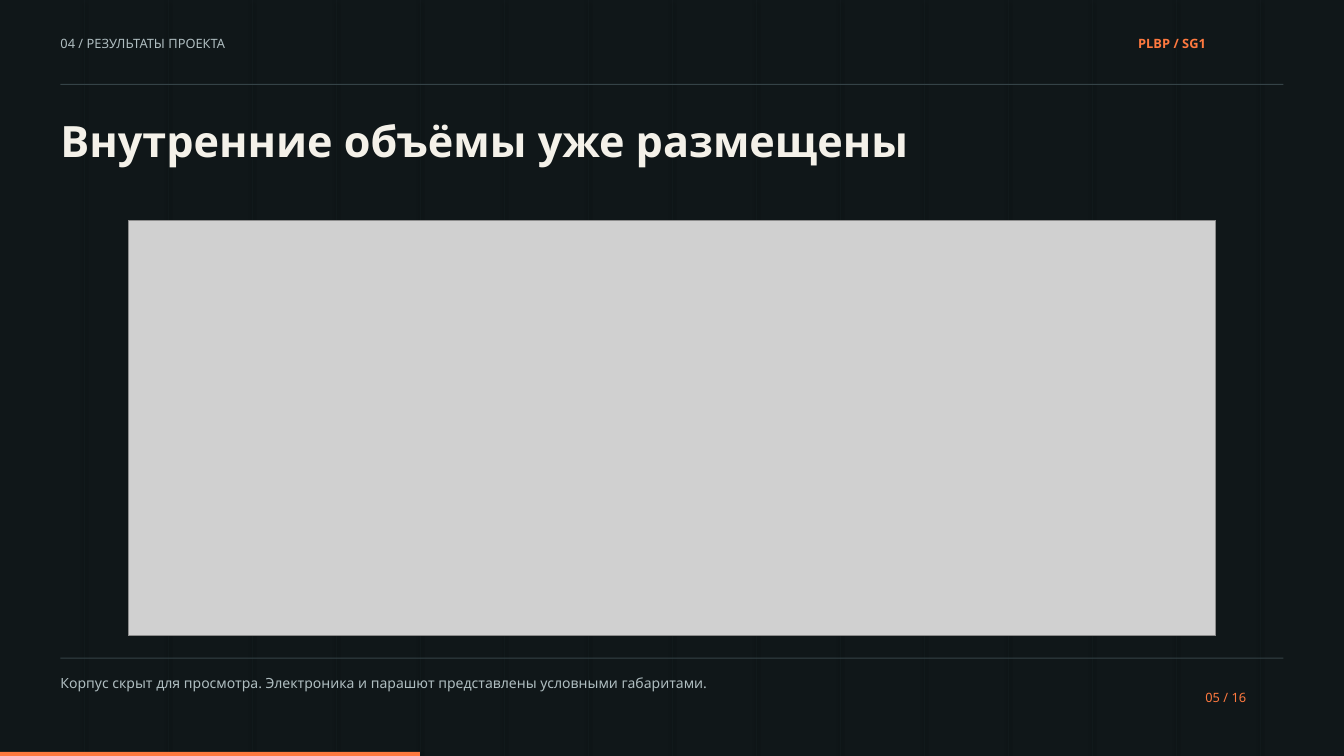
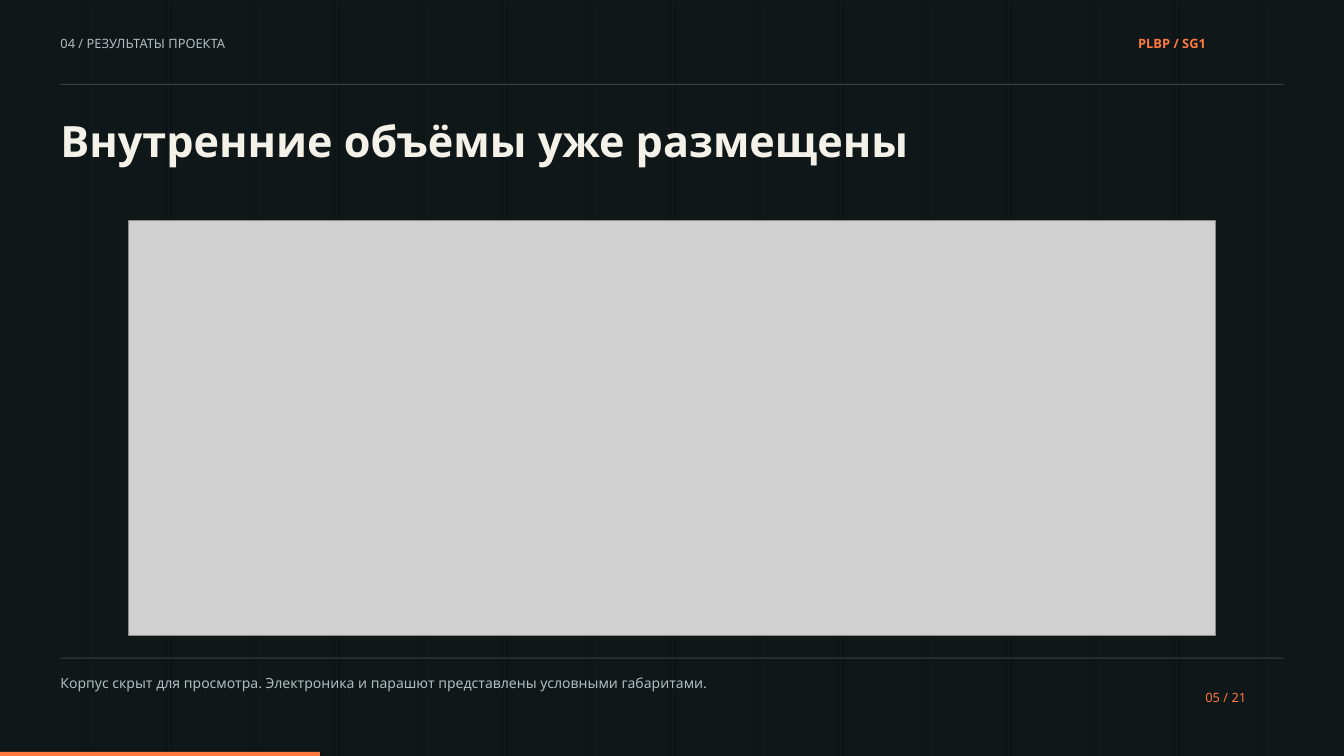
Before and after one commit to Ogonec17/Rocket, a slide deck: slide 5 of presentation/PLBP-SG1.pptx. Drawn at 1344x756 pixels with LibreOffice and Linux fonts; fonts in the diff are those of the drawing; grey boxes stand for pictures. Boxes give left, top, right and bottom in pixels: in the first picture for what was removed or moved away, otherwise in the second. Text is boxed around its words. In the diff, an @@ line names an element or a change of style, - is before the commit and + after.

```diff
--- a/presentation/PLBP-SG1.pptx
+++ b/presentation/PLBP-SG1.pptx
@@ text at <box>1205,692,1247,702</box>: text changed @@
-05 / 16
+05 / 21
@@ rectangle: place and size @@
-rectangle at <box>0,752,420,756</box>
+rectangle at <box>0,752,320,756</box>
```
Also in this commit, not shown: 15 other slides changed, 5 slides added, 18 other files.
